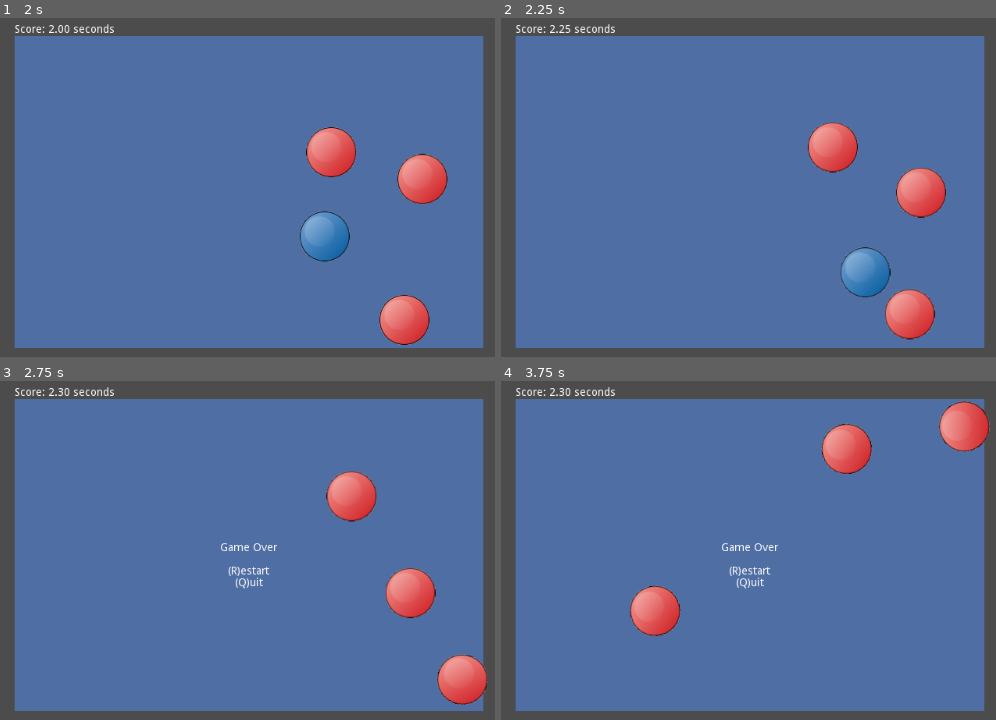
Above: before the commit, frames 1-4 (two rows, left to right).
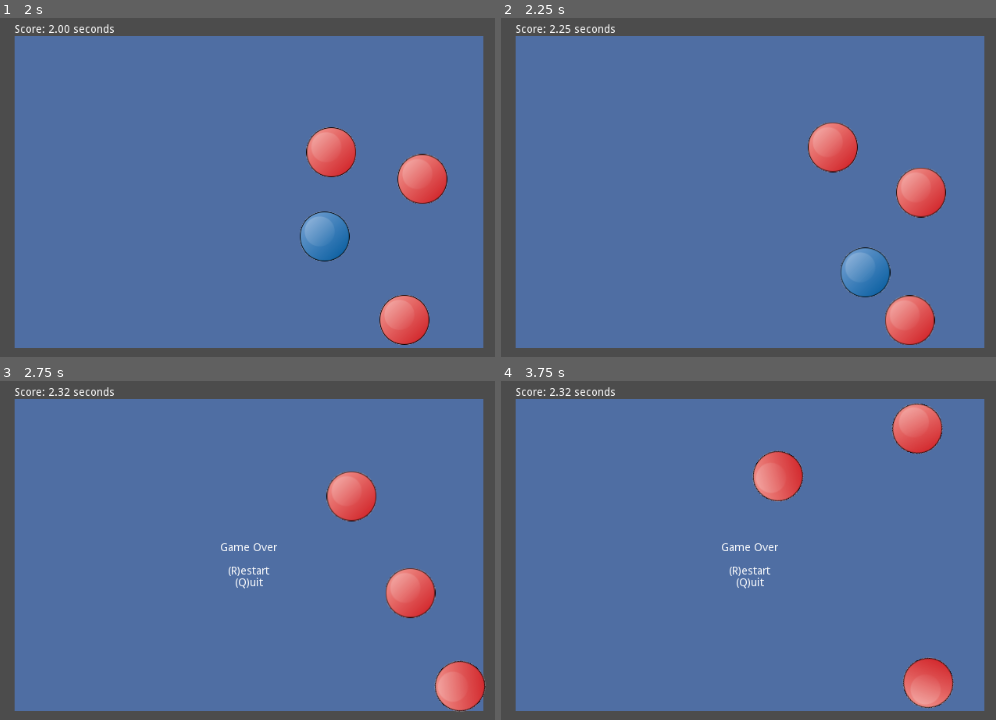
Above: after the commit, the same moments.

Repository: danieljohnson2/Bouncy
Game: Godot game, scene res://Bouncy.tscn
Same seed, same stepped clock (60 frames per second), same inputs: the game is played once before the commit and once after it.
Inputs:
- Up to frame 1 (2 s): hold Right (ui_right) 0.53-1.28 s; hold Down (ui_down) from 1.28 s (still down)
- Up to frame 2 (2.25 s): release Down (ui_down) at 2.03 s; hold Right (ui_right) from 2.03 s (still down)
- Up to frame 3 (2.75 s): keep holding Right (ui_right)
- Up to frame 4 (3.75 s): release Right (ui_right) at 2.78 s; hold Up (ui_up) 2.78-3.53 s; hold Left (ui_left) from 3.53 s (still down)

Frame 1 is identical in both runs. In frame 2, 0.5% of the frame differs, in the area x 77-88%, y 79-97%; in frame 3, 1.0%; in frame 4, 7.2%, in the area x 12-99%, y 2-97%.

Commit message:
Fix invisible walls to accurately match the playfield edges; remove scaling and position from them.

Diff:
--- a/Bouncy.tscn
+++ b/Bouncy.tscn
@@ -130,8 +130,6 @@
 
 [node name="Invisible Walls" type="KinematicBody2D" parent="Playfield" index="4"]
 
-position = Vector2( 300, 200 )
-scale = Vector2( 11, 7 )
 input_pickable = false
 collision_layer = 1
 collision_mask = 1
@@ -141,7 +139,7 @@
 [node name="CollisionPolygon2D" type="CollisionPolygon2D" parent="Playfield/Invisible Walls" index="0"]
 
 build_mode = 0
-polygon = PoolVector2Array( -28, -28, -28, 28, 28, 28, 28, -28, -28, -28, -30, -30, 30, -30, 30, 30, -30, 30, -30, -30 )
+polygon = PoolVector2Array( 0, 0, 0, 400, 600, 400, 600, 0, 0, 0, -10, -10, 610, -10, 610, 410, -10, 410, -10, -10 )
 
 [node name="RichTextLabel" type="RichTextLabel" parent="." index="3" groups=[
 "gameover",
